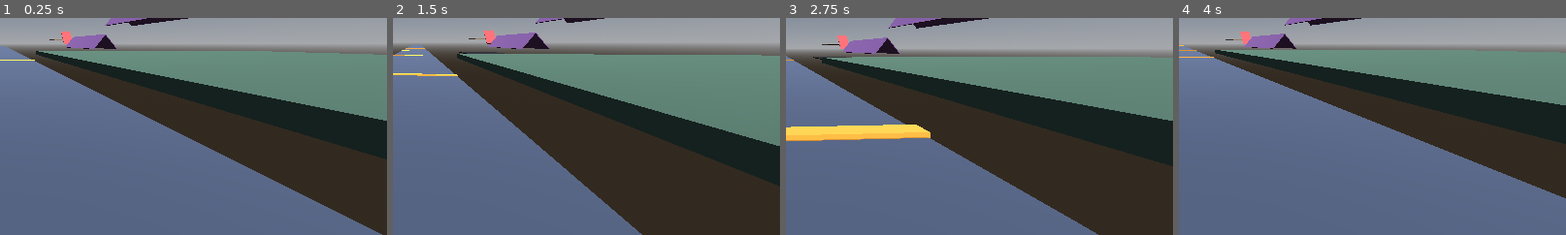
Above: before the commit, frames 1-4 (left to right).
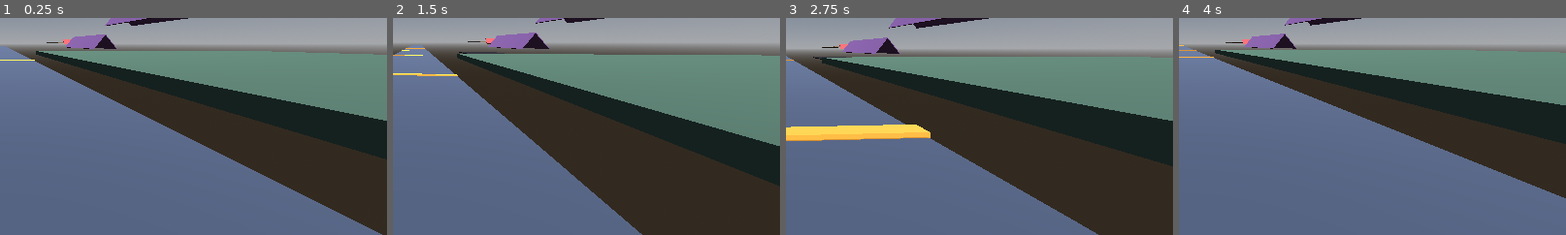
Above: after the commit, the same moments.

Repository: Crawford-Young/what-is-dark
Game: Godot game, scene res://scenes/momentum_lab.tscn
Two runs of this game, one before a commit and one after it. Both use one fixed random seed, a clock stepped at 60 frames per second and the inputs below. This scene is started directly instead of the project's main scene.
Inputs (mouse positions are % of the whole screen's width and height, from its top left):
- Up to frame 1 (0.25 s): no input
- Up to frame 2 (1.5 s): tap Enter at 0.5 s; move the mouse to (55, 50) at 0.52 s; hold Q (glance) 0.53-1.28 s; hold W (move_forward) from 0.53 s (still down); click (55, 50) at 0.67 s; tap Space (jump) at 0.77 s; move the mouse to (45, 50) at 1.27 s; tap Shift at 1.35 s
- Up to frame 3 (2.75 s): keep holding W (move_forward); tap Space (jump) at 1.52 s; move the mouse to (52, 48) at 2.02 s; tap Alt at 2.1 s
- Up to frame 4 (4 s): keep holding W (move_forward); move the mouse to (49, 52) at 2.77 s; tap Ctrl at 2.85 s; click (49, 52) at 2.92 s; tap Space (jump) at 3.02, 3.77 s; move the mouse to (57, 51) at 3.52 s; tap R at 3.6 s
The pictures show only the part of the screen within x 50-100%, y 44-94%; the shares and areas given below are measured in that part.

The runs differ from the first frame. In frame 1, 0.1% of the frame differs, in the area x 12-19%, y 6-12%; in frame 2, 0.1%; in frame 3, 0.1%, in the area x 9-17%, y 8-14%; in frame 4, 0.1%.

Commit message:
feat: shorten kicker to redirect tap, catch platform for full speed range
Co-Authored-By: Claude Fable 5 <noreply@anthropic.com>

Diff:
--- a/scripts/momentum_lab.gd
+++ b/scripts/momentum_lab.gd
@@ -95,13 +95,15 @@
 	# Ramp 3: peak_y 10, z span -180..-260 (20 m transfer gap after R2). Bottom edges y ≈ -2.49
 	# (hangs above the pit region — fine, no walkable-surface conflict).
 	_ramp_pair(-220.0, SURF_RAMP_ANGLE, 10.0, 8.0, 80.0)
-	# Up-kicker: rotation.x = +KICKER_ANGLE — verified from basis math (local-Z-extent point under
-	# X-rotation maps to world offset (0, -sin(theta)*z0, cos(theta)*z0)); ONLY +50 reproduces the
-	# stated edges, surface normal (0, cos50, sin50) tips up toward the rider approaching in -z.
-	# Bottom edge (90,1,-278), top edge (90,17.86,-292.14): rider off R3 clips up the rising face.
-	_add_box_x(Vector3(90, 9.43, -285.07), Vector3(12, 0.5, 22), KICKER_ANGLE, Color(0.9, 0.3, 0.3))
-	# Landing platform: top y 8, spans z -305..-355.
-	_add_box(Vector3(90, 7.5, -330), Vector3(24, 1, 50), 0.0, Color(0.5, 0.4, 0.3))
+	# Up-kicker: short redirect tap (real kickers aren't long climbs) — rotation.x = +KICKER_ANGLE,
+	# verified from basis math (local-Z-extent point under X-rotation maps to world offset
+	# (0, -sin(theta)*z0, cos(theta)*z0)); ONLY +50 reproduces the stated edges, surface normal
+	# (0, cos50, sin50) tips up toward the rider approaching in -z.
+	# Bottom edge (90,1,-278), top edge ≈ (90,7.13,-283.14): rider off R3 clips up the rising face.
+	_add_box_x(Vector3(90, 4.06, -280.57), Vector3(12, 0.5, 8), KICKER_ANGLE, Color(0.9, 0.3, 0.3))
+	# Landing platform: top y 4, spans z -285..-355 — catches the full launch-speed range off the
+	# shortened kicker (verified ballistics: entry 25/35/45 m/s all land within this span).
+	_add_box(Vector3(90, 3.5, -320), Vector3(24, 1, 70), 0.0, Color(0.5, 0.4, 0.3))
 	# Pit: top y -12, spans x 65..115, z 45..-355. Touching it = obvious fail -> R reset.
 	_add_box(Vector3(90, -12.5, -155), Vector3(50, 1, 400), 0.0, Color(0.08, 0.06, 0.08))
 
